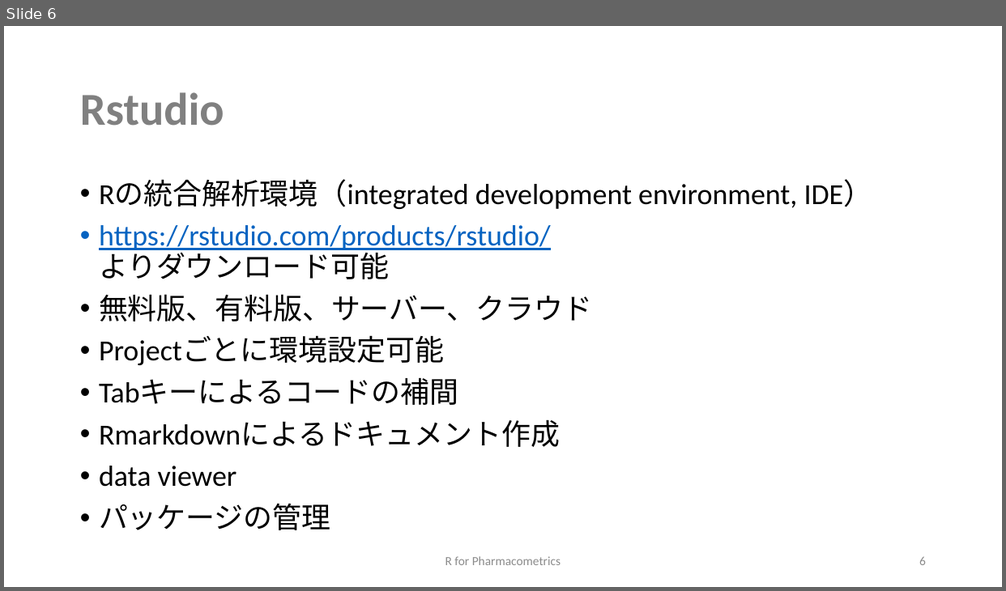
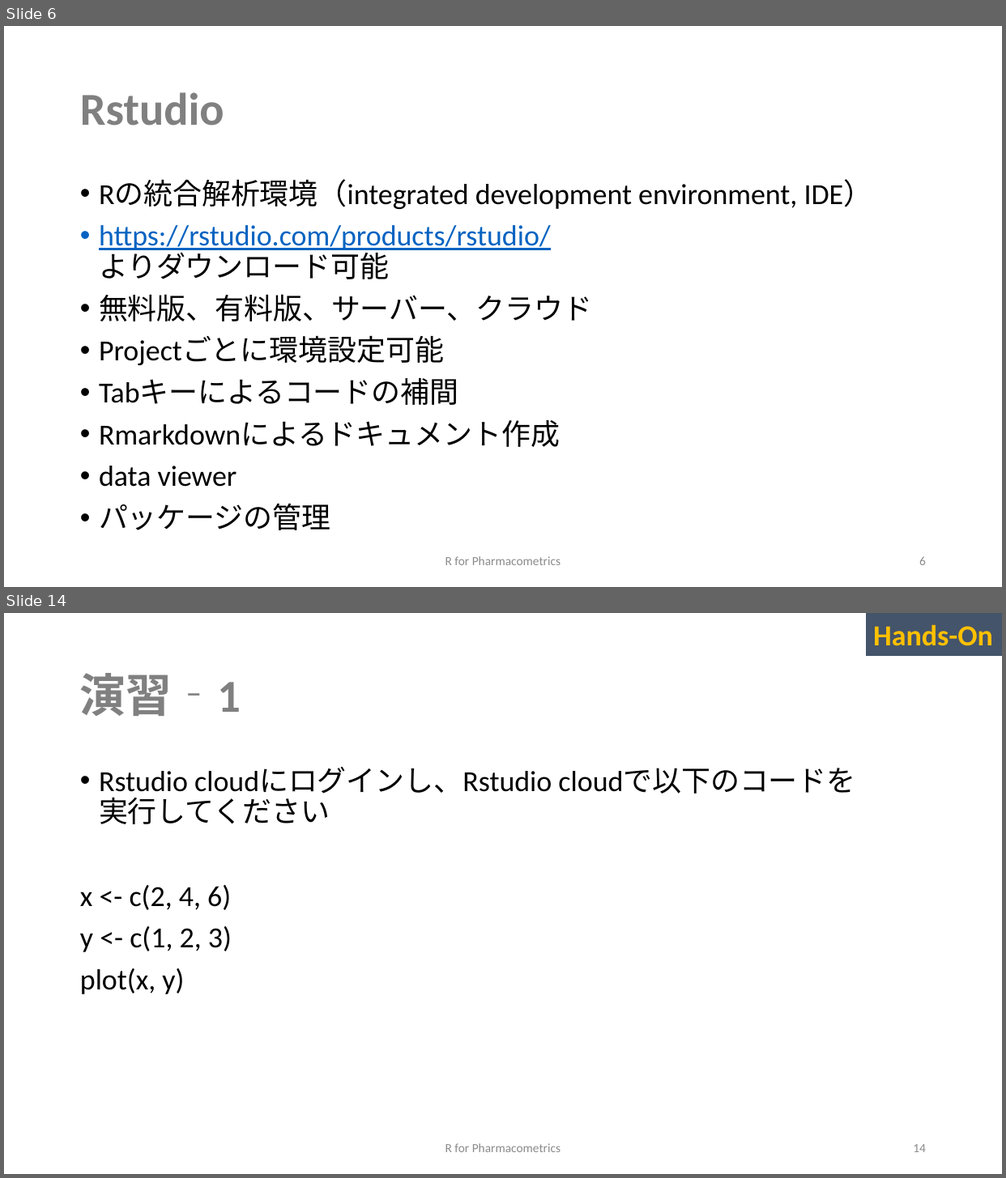
Before and after one commit to MasatoFukae/R-for-PMx, a slide deck: sample/0_introduction.pptx. Shown one above the other, each under a label of ours: slide 6 before the commit, slides 6 and 14 after it; the slides between them are not shown. The pictures are 1006x591 and 1006x1178 pixels, drawn with LibreOffice and Linux fonts; fonts in the diff are those of the drawing. Boxes give left, top, right and bottom in pixels: in the first picture for what was removed or moved away, otherwise in the second. Text is boxed around its words. In the diff, an @@ line names an element or a change of style, - is before the commit and + after.

```diff
--- a/sample/0_introduction.pptx
+++ b/sample/0_introduction.pptx
@@ slide 14 added at (4, 613, 1002, 1174), background #FFFFFF @@
@@ rectangle added at (867, 613, 1002, 656), fill #44546A, 28 pt, text #FFC000, bold @@
+Hands-On
@@ title added at (80, 673, 241, 716), 44 pt, text #808080, bold @@
+演習‐1
@@ text added at (80, 767, 855, 995), 28 pt, text #000000 @@
+• Rstudio cloudにログインし、Rstudio cloudで以下のコードを
+  実行してください
+x <- c(2, 4, 6)
+y <- c(1, 2, 3)
+plot(x, y)
@@ text added at (445, 1144, 560, 1152), 12 pt, text #8C8C8C @@
+R for Pharmacometrics
@@ page number added at (913, 1144, 926, 1152), 12 pt, text #8C8C8C @@
+14
```
Also in this commit, not shown: 4 slides changed, 14 other slides added.
